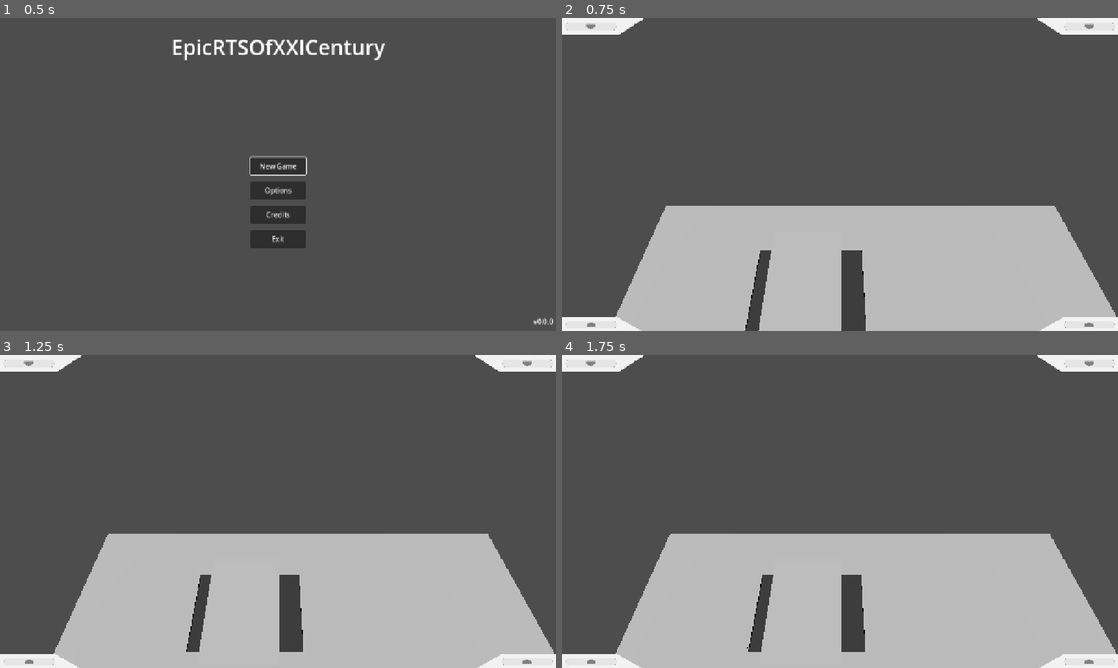
Above: before the commit, frames 1-4 (two rows, left to right).
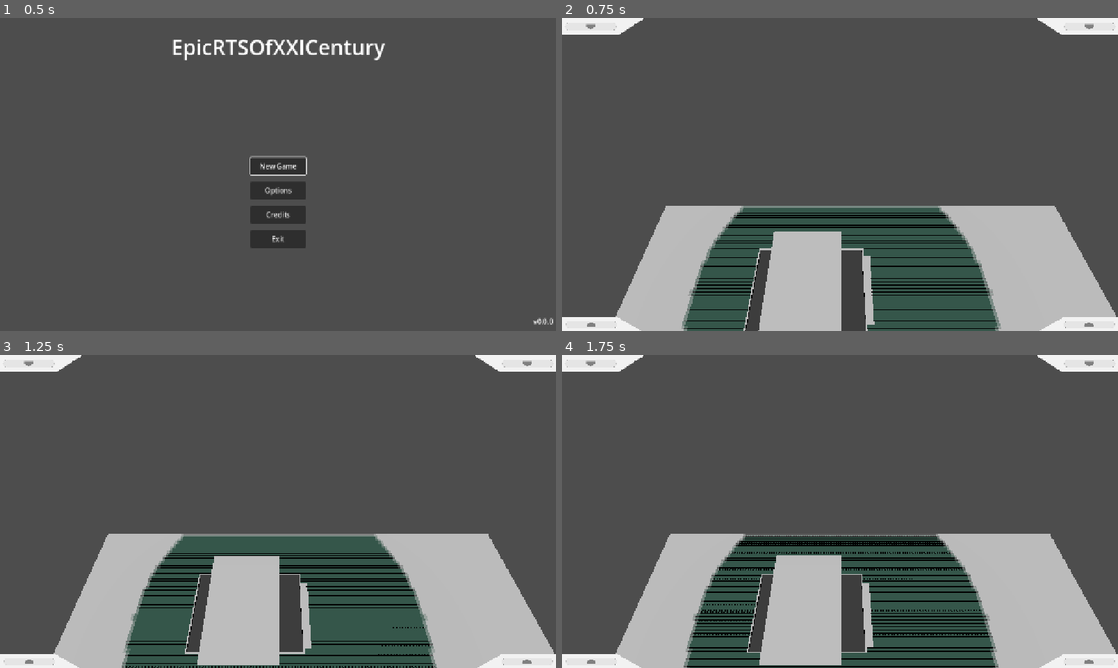
Above: after the commit, the same moments.

Repository: andrijzyn/The-Undefinders
Game: Godot game, scene res://addons/maaacks_game_template/base/scenes/menus/main_menu/main_menu.tscn
Two runs of this game, one before a commit and one after it. Both use one fixed random seed, a clock stepped at 60 frames per second and the inputs below.
Inputs (mouse positions are in pixels of both pictures, inside the frame that each line leads up to):
- Up to frame 1 (0.5 s): no input
- Up to frame 2 (0.75 s): click "New Game" at 0.5 s
- Up to frame 3 (1.25 s): no input
- Up to frame 4 (1.75 s): tap Enter (ui_accept) at 1.25, 1.52 s; move the mouse to (962, 495) at 1.27 s; hold Right (ui_right) from 1.28 s (still down); tap S (ABORT) at 1.35 s; click (962, 495) at 1.42 s

Frame 1 is identical in both runs. In frame 2, 13% of the frame differs, in the area x 21-79%, y 60-100%; in frame 3, 14%; in frame 4, 14%, in the area x 21-79%, y 57-100%.

Commit message:
Added different visibility of objects for different players. And also the revelation of fog by buildings
Changes:
-Slightly rewritten old functions, fixed some errors in them.
-Integrated VisibilityChecker, adding it as an object to the main scene, which now updates visibility every 0.5 seconds.
-Added fog reveal to buildings and moved the ID to Entity so that buildings also have it.
-Understood visibility layers and now correctly assign them to objects and their meshes when updating visibility. (1 layer, or 0 bit, is reserved and used for objects that should always be visible).

Diff:
--- a/app/MainCamera.gd
+++ b/app/MainCamera.gd
@@ -411,7 +411,11 @@
 		enable_colliders(phantom_building)
 		fix_building_transparency(phantom_building)
 		phantom_building = null
-		main_scene.get_player_by_multiplayer_id(get_multiplayer_authority()).grid.update_walkability()
+
+		var player = main_scene.get_player_by_multiplayer_id(get_multiplayer_authority())
+		player.grid.update_walkability()
+		phantom_building.id = player.get_next_available_unit_id(true)
+		player.buildings.append(phantom_building)
 
 #Func find_first_colliusion_shape
 #Finds the first collision found on an object and returns it
--- a/app/MainScene.gd
+++ b/app/MainScene.gd
@@ -31,6 +31,7 @@
 var current_camera: Camera3D = null
 var current_player_index: int = 0
 var pathfinder
+var visibilityChecker
 
 func _ready() -> void:
 	setup_players(loaded_players)
@@ -38,6 +39,9 @@
 	pathfinder.scene = self
 	PathHandler.pathfinder = pathfinder
 	PathHandler.scene = self
+	visibilityChecker = VisibilityChecker.new()
+	visibilityChecker.scene = self
+	add_child(visibilityChecker)
 
 func setup_players(player_list: Array):
 	for player_data in player_list:
@@ -70,20 +74,26 @@
 				camera.position = spawn_point.position + Vector3(0, 20, 0)
 				camera.rotation_degrees.x = -60
 				camera.set_multiplayer_authority(new_player.id)
-				camera.cull_mask = (1 << 0) | (1 << new_player.team)
+				camera.cull_mask = (1 << 0) | (1 << new_player.id + 1)
 				new_player.add_child(camera)
 
 				var building = preload("res://entities/Buildings/GLA/garage/garage_imp.tscn").instantiate()
 				building.position = spawn_point.position
 				building.set_multiplayer_authority(new_player.id)
+				building.id = new_player.get_next_available_unit_id(true)
+				building.set_layer_mask(1 << new_player.id + 1)
 				camera.duplicate_meshes(building)
 				camera.change_fraction_color(building, new_player.color)
+				new_player.buildings.append(building)
 				new_player.add_child(building)
 
 				camera.ui = ui
 				ui.player_camera = camera
 				new_player.camera = camera
 				new_player.ui = ui
+				print("Camera cull_mask for player", new_player.id, ": ", camera.cull_mask)
+				print("Building layer mask: ", building.get_layer_mask())
+
 			else:
 				print("Error: There's no spawn point for player" + str(new_player.id))
 
--- a/features/LandScape/FogOfWar.gd
+++ b/features/LandScape/FogOfWar.gd
@@ -1,4 +1,4 @@
-extends Node3D
+extends VisualInstance3D
 class_name FogOfWar
 
 var grid
@@ -21,7 +21,7 @@
 func _ready():
 	create_fog_of_war()
 	add_child(fade_timer)
-	fade_timer.wait_time = 1.0  # Time before fading
+	fade_timer.wait_time = 0.5  # Time before fading
 	fade_timer.one_shot = false
 	fade_timer.timeout.connect(_fade_fog)
 	fade_timer.start()
@@ -34,6 +34,7 @@
 	var fog_mesh = create_fog_mesh()
 
 	fog_instance = MeshInstance3D.new()
+	fog_instance.set_layer_mask(get_layer_mask())
 	fog_instance.mesh = fog_mesh
 	fog_instance.material_override = fog_material
 	add_child(fog_instance)
@@ -240,8 +241,8 @@
 	fog_map.set_image(fog_image)
 	fog_material.set_shader_parameter("fog_texture", fog_map)
 
-func get_pixel_alpha(x: int, y: int):
+func get_pixel_alpha(x: float, y: float):
 	var rx = int((x - grid.position.x) / grid.cell_size)
 	var ry = int((y - grid.position.z) / grid.cell_size)
 	if (rx <= grid.width and ry <= grid.height):
-		return fog_map.get_pixel(rx, ry).a
+		return fog_image.get_pixel(rx, ry).a
--- a/features/LandScape/GridHandler.gd
+++ b/features/LandScape/GridHandler.gd
@@ -92,6 +92,7 @@
 	stretch_to_ground()
 	update_debug_mesh()
 
+	fog_of_war.set_layer_mask(1 << get_parent().id + 1)
 	#Fog Test
 	add_child(fog_of_war)
 	fog_of_war.reveal_fog(5.0, 5.0, 5.0)
--- a/shared/AbstractClasses/Entity.gd
+++ b/shared/AbstractClasses/Entity.gd
@@ -7,6 +7,9 @@
 
 func setPlayerID(id:int) -> void:
 	self.playerID = id
+
+# ------- UNIT ID -----
+var id: int
 
 # -------- HEALTH VARS ----------
 ## [b]Должно быть указано при инициализации конкретной сущностью.[/b][br]
@@ -61,8 +64,14 @@
 	var scene = get_tree().current_scene
 
 	for player in scene.players:
-		var fog_alpha = player.grid.fog_of_war.get_pixel_alpha(int(pos.x), int(pos.z))
+		var fog_alpha = player.grid.fog_of_war.get_pixel_alpha(pos.x, pos.z)
 		if fog_alpha < 0.1:  # <0.1 to account for fog attenuation
-			visible_layers |= player.team  # Add to bit mask
+			visible_layers |= (1 << (player.id + 1)) # Add to bit mask
 
-	set_layer_mask(visible_layers)
+	set_layer_mask_recursively(self, visible_layers)
+
+func set_layer_mask_recursively(node: Node, mask: int) -> void:
+	if node is VisualInstance3D:
+		node.set_layer_mask(mask)
+	for child in node.get_children():
+		set_layer_mask_recursively(child, mask)
--- a/shared/AbstractClasses/MovableUnit.gd
+++ b/shared/AbstractClasses/MovableUnit.gd
@@ -31,7 +31,6 @@
 
 # ----- FOG VARS -----
 var last_position := Vector3.ZERO
-var id: int
 
 # ---------- NODES-CONTAINING VARS -----------
 @onready var animPlayer := $AnimPlayer
--- a/shared/AbstractClasses/Player.gd
+++ b/shared/AbstractClasses/Player.gd
@@ -27,15 +27,20 @@
 	if grid.fog_of_war:
 		for unit in units:
 			if unit.global_position.distance_squared_to(unit.last_position) > 1.0:
-				grid.fog_of_war.reveal_fog(unit.global_position.x, unit.global_position.z, 20, unit.id)
+				grid.fog_of_war.reveal_fog(unit.global_position.x, unit.global_position.z, 30, unit.id)
 				unit.last_position = unit.global_position
+		for building in buildings:
+			grid.fog_of_war.reveal_fog(building.global_position.x, building.global_position.z, 50, building.id)
 
 # Looking for the first available ID
-func get_next_available_unit_id() -> int:
+func get_next_available_unit_id(is_building: bool = false) -> int:
 	var occupied_ids := {}
-	for unit in units:
-		occupied_ids[unit.id] = true
-
+	if (!is_building):
+		for unit in units:
+			occupied_ids[unit.id] = true
+	else:
+		for building in buildings:
+			occupied_ids[building.id] = true
 	var next_id = 0
 	while next_id in occupied_ids:
 		next_id += 1
--- a/shared/HandlerClasses/SelectionHandler.gd
+++ b/shared/HandlerClasses/SelectionHandler.gd
@@ -1,7 +1,6 @@
 class_name SelectionHandler
 
 static func handleSingleSelection(oldSelections: Array[Node3D], newSelection: Node3D, caller: Node3D) -> Array[Node3D]:
-	print(newSelection.is_in_group(Constants.selectable))
 	if newSelection and newSelection.is_in_group(Constants.selectable):
 		newSelection = newSelection.get_parent()
 		if newSelection.get_multiplayer_authority() != caller.get_multiplayer_authority():
